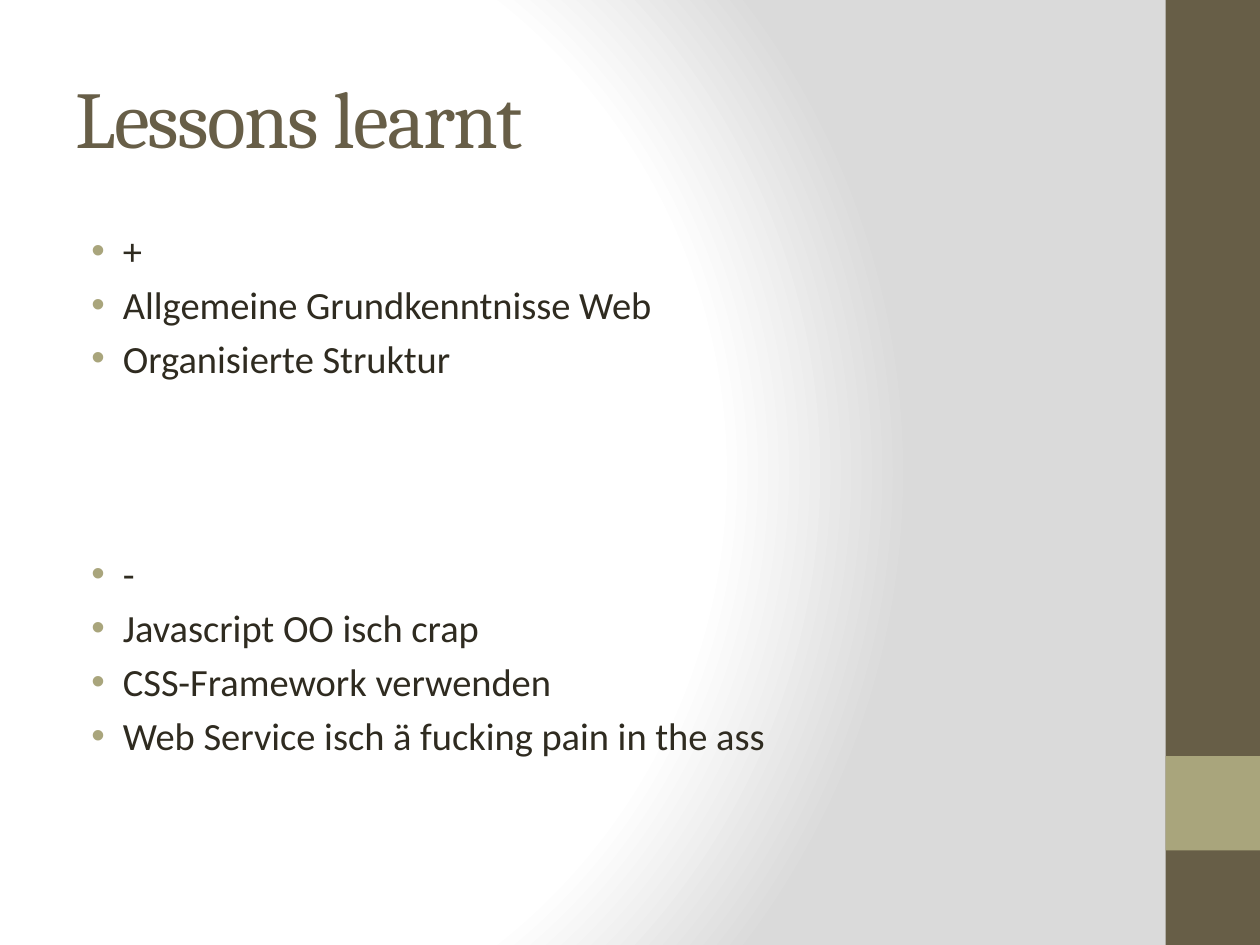
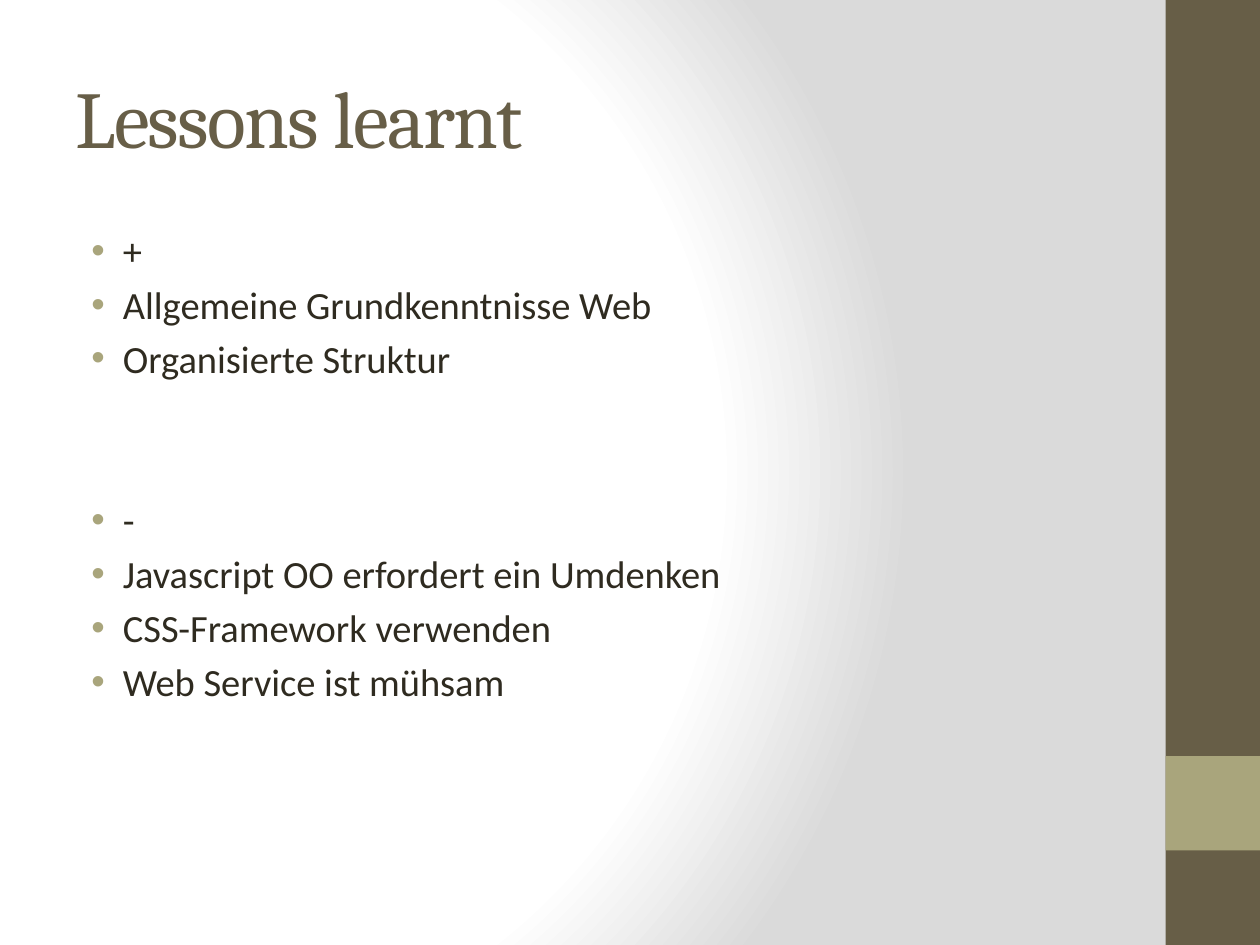
Before and after one commit to kochm8/ch.bfh.bti7054.w2014.p.beerwebshop, a slide deck: slide 16 of doc/Präsentation.pptx (slide 17 before the commit). Drawn at 1260x945 pixels with LibreOffice and Linux fonts; fonts in the diff are those of the drawing. Boxes give left, top, right and bottom in pixels: in the first picture for what was removed or moved away, otherwise in the second. Text is boxed around its words. In the diff, an @@ line names an element or a change of style, - is before the commit and + after.

```diff
--- a/doc/Präsentation.pptx
+++ b/doc/Präsentation.pptx
@@ text at (123, 561, 720, 595): text changed @@
-• Javascript OO isch crap
+• Javascript OO erfordert ein Umdenken
@@ text at (123, 669, 504, 697): text changed @@
-• Web Service isch ä fucking pain in the ass
+• Web Service ist mühsam
```
Also in this commit, not shown: 8 other slides changed, 1 slide removed, 9 other files.
